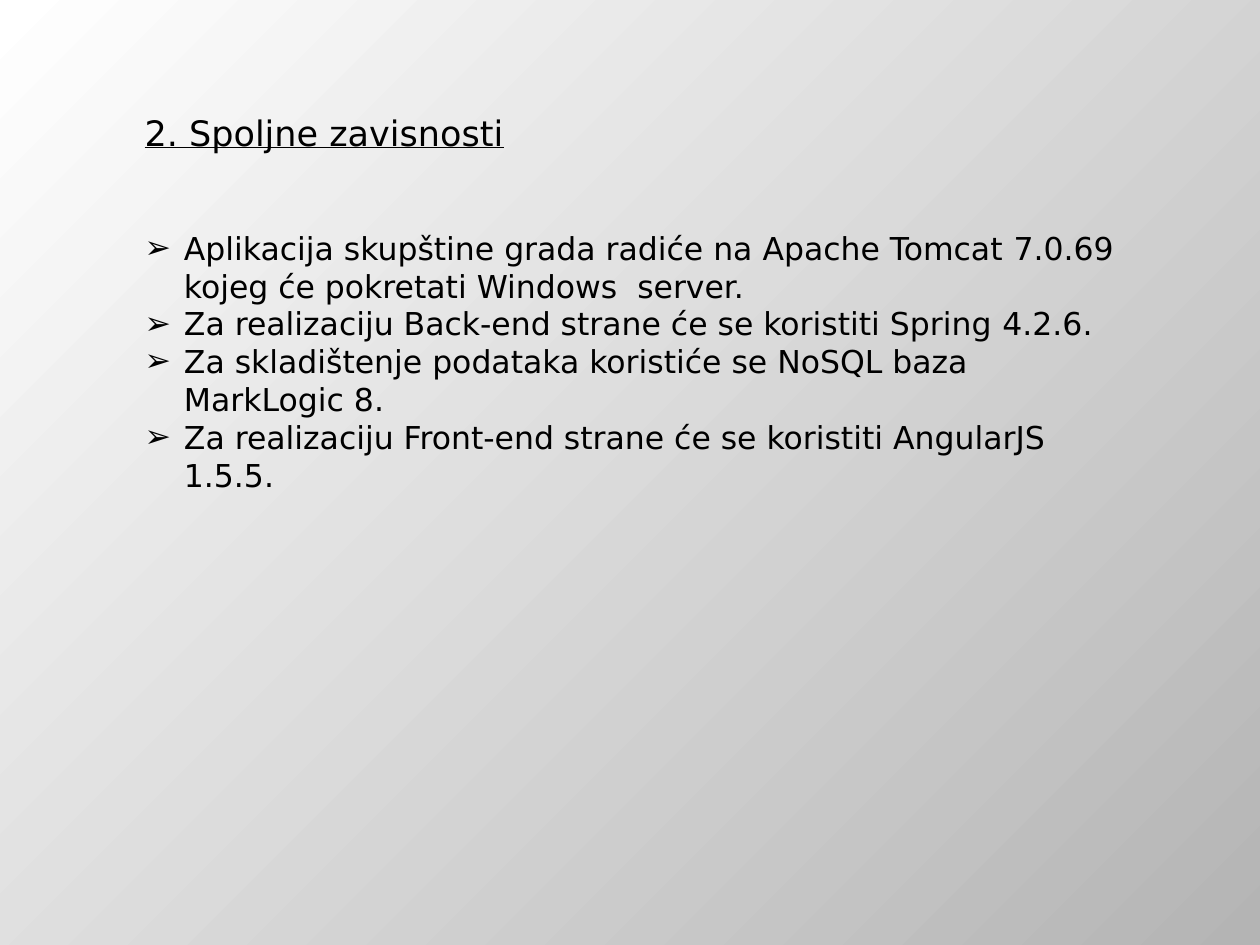
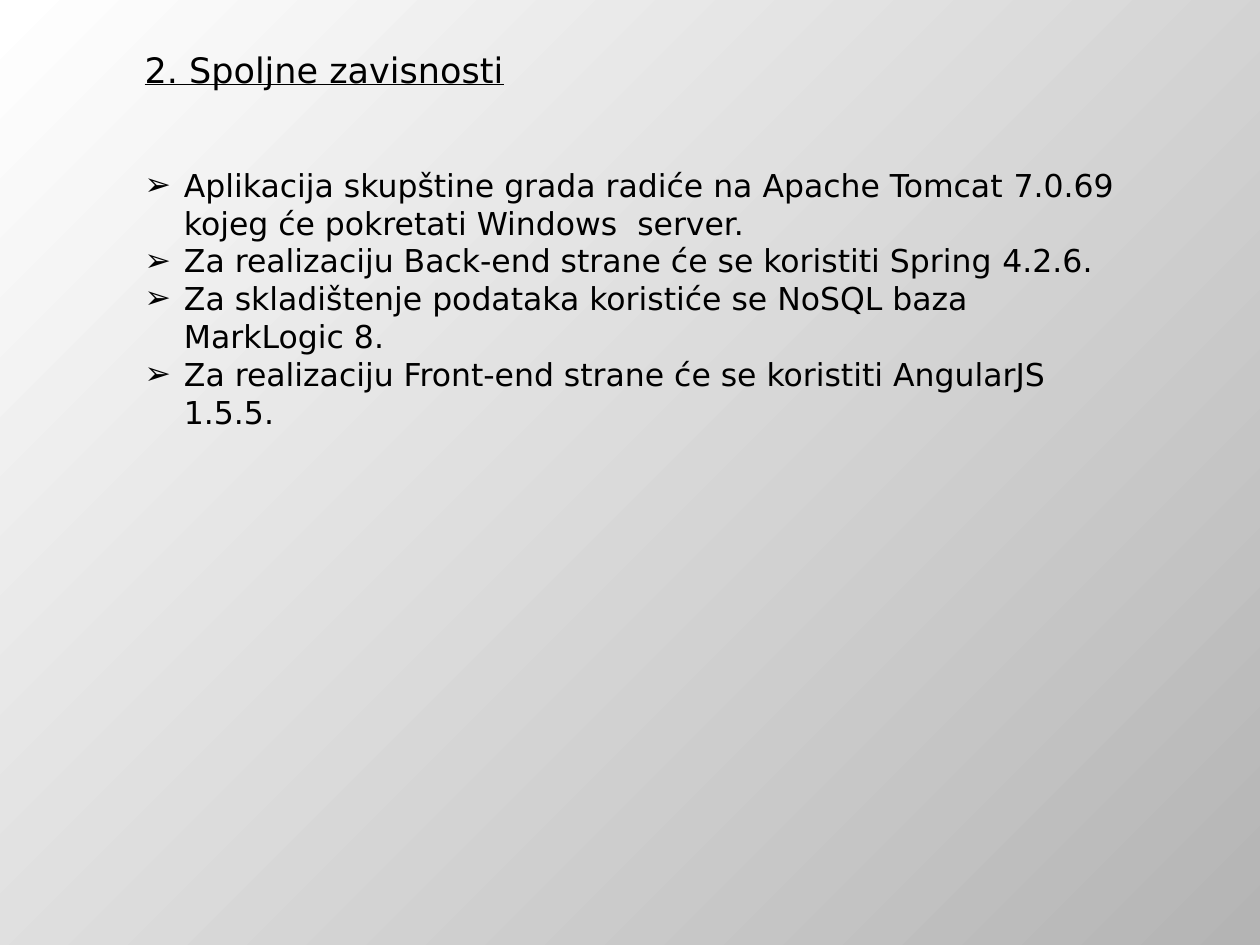
Before and after one commit to DejanUrosevic/XML-Projekat, a slide deck: slide 4 of Model Pretnji.pptx. Drawn at 1260x945 pixels with LibreOffice and Linux fonts; fonts in the diff are those of the drawing. Boxes give left, top, right and bottom in pixels: in the first picture for what was removed or moved away, otherwise in the second. Text is boxed around its words. In the diff, an @@ line names an element or a change of style, - is before the commit and + after.

```diff
--- a/Model Pretnji.pptx
+++ b/Model Pretnji.pptx
@@ text "2. Spoljne zavisnosti": place and size @@
-text "2. Spoljne zavisnosti" at (145, 119, 1114, 488)
+text "2. Spoljne zavisnosti" at (145, 56, 1114, 425)
```
Also in this commit, not shown: 8 other slides changed, 9 slides added, 2 slides removed, 6 other files.
